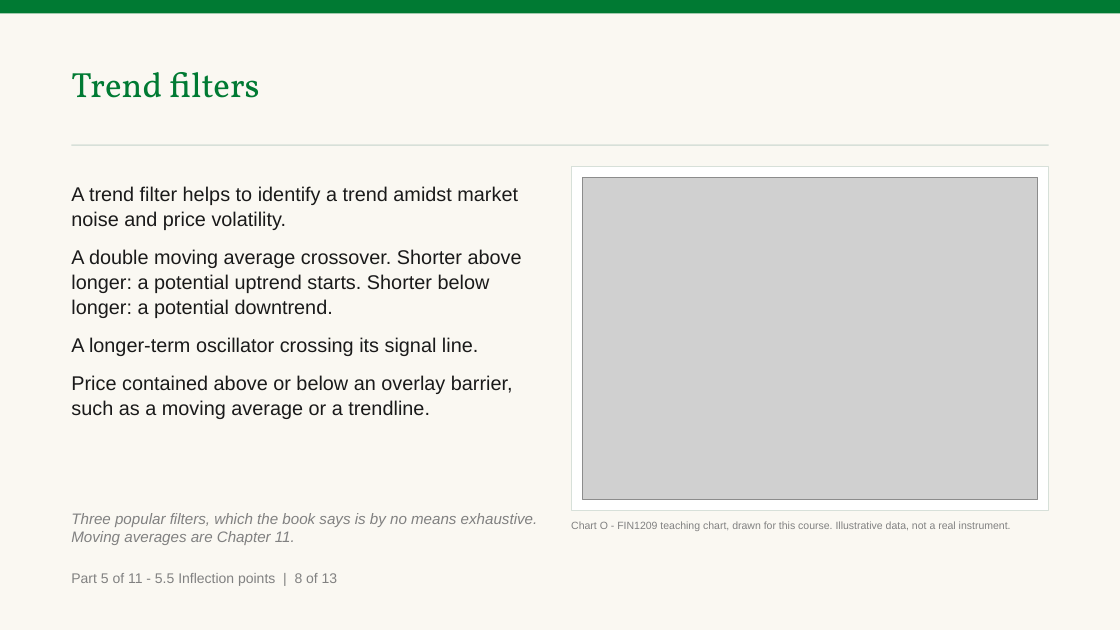
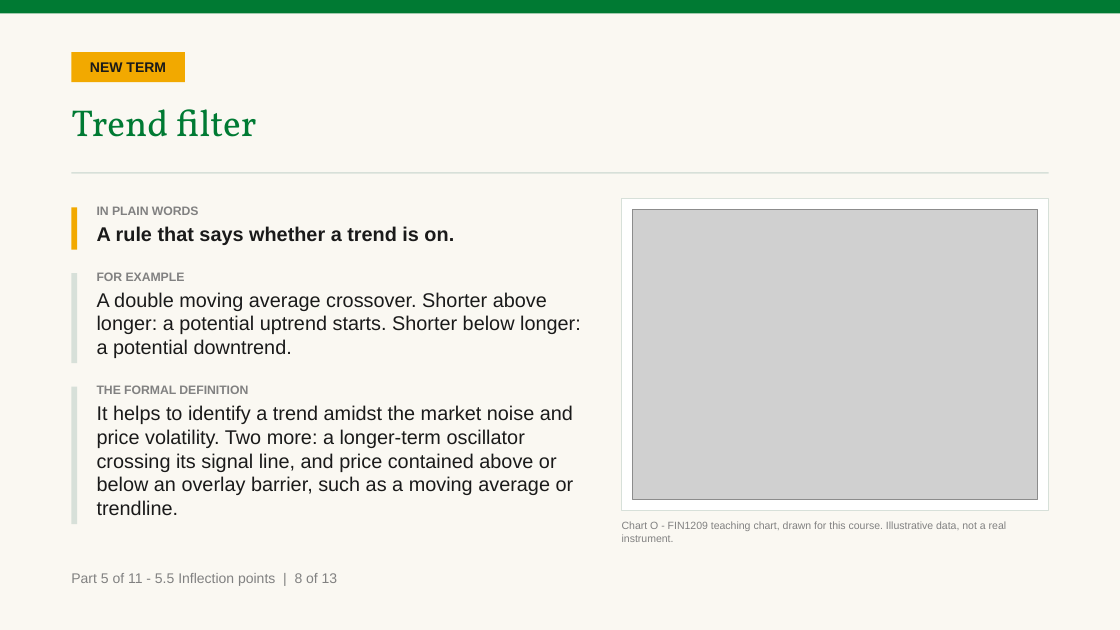
Before and after one commit to benjiesotelo-sudo/Telos_FIN1209, a slide deck: slide 82 of chapter-05/FIN1209-Chapter-05.pptx. Drawn at 1120x630 pixels with LibreOffice and Linux fonts; fonts in the diff are those of the drawing; grey boxes stand for pictures. Boxes give left, top, right and bottom in pixels: in the first picture for what was removed or moved away, otherwise in the second. Text is boxed around its words. In the diff, an @@ line names an element or a change of style, - is before the commit and + after.

```diff
--- a/chapter-05/FIN1209-Chapter-05.pptx
+++ b/chapter-05/FIN1209-Chapter-05.pptx
@@ rectangle added at (71,52,185,82), fill #F2A900, 12 pt, text #1A1A1A, bold @@
+NEW TERM
@@ text at (71,109,257,137): text changed; size 30 to 32 pt @@
-Trend filters
+Trend filter
@@ rectangle: place and size @@
-rectangle at (71,145,1049,146)
+rectangle at (71,172,1049,174)
@@ rectangle added at (71,208,77,250), fill #F2A900 @@
@@ text added at (97,206,454,245), 17 pt, text #1A1A1A, bold @@
+IN PLAIN WORDS
+A rule that says whether a trend is on.
@@ rectangle: place and size @@
-rectangle at (571,166,1049,511)
+rectangle at (622,198,1049,511)
@@ picture: place and size @@
-picture at (582,177,1038,500)
+picture at (633,209,1038,500)
@@ rectangle added at (71,273,77,363), fill #D7E0D9 @@
@@ text added at (97,272,581,358), 17 pt, text #1A1A1A @@
+FOR EXAMPLE
+A double moving average crossover. Shorter above longer: a potential uptrend starts. Shorter below longer: a potential downtrend.
@@ rectangle added at (71,386,77,524), fill #D7E0D9 @@
@@ text at (97,385,574,515): text changed @@
-A trend filter helps to identify a trend amidst market noise and price volatility.
-A double moving average crossover. Shorter above longer: a potential uptrend starts. Shorter below longer: a potential downtrend.
-A longer-term oscillator crossing its signal line.
-Price contained above or below an overlay barrier, such as a moving average or a trendline.
+THE FORMAL DEFINITION
+It helps to identify a trend amidst the market noise and price volatility. Two more: a longer-term oscillator crossing its signal line, and price contained above or below an overlay barrier, such as a moving average or trendline.
@@ text removed at (71,513,538,545) @@
-Three popular filters, which the book says is by no means exhaustive. Moving averages are Chapter 11.
@@ text "Chart O - FIN1209 teaching ..." rewrapped from (571,521,1011,531) to (622,521,1006,542) @@
```
Also in this commit, not shown: 30 other slides changed, 4 other files.
